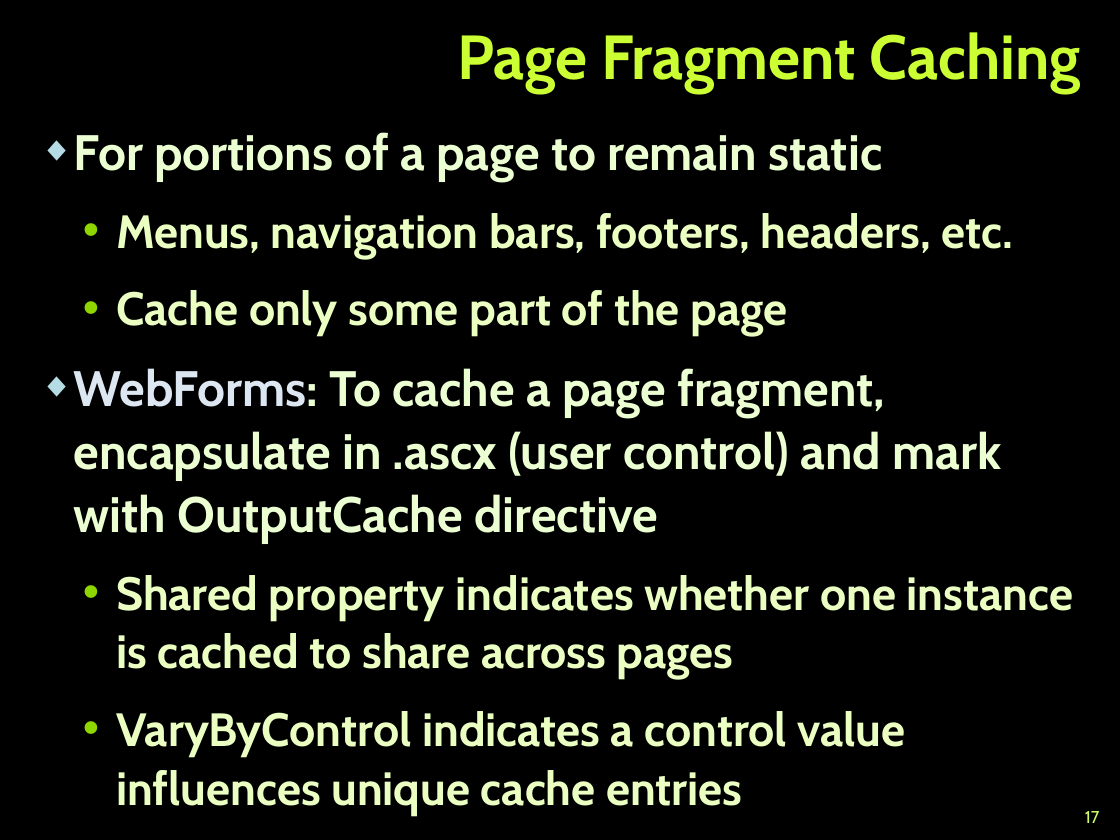
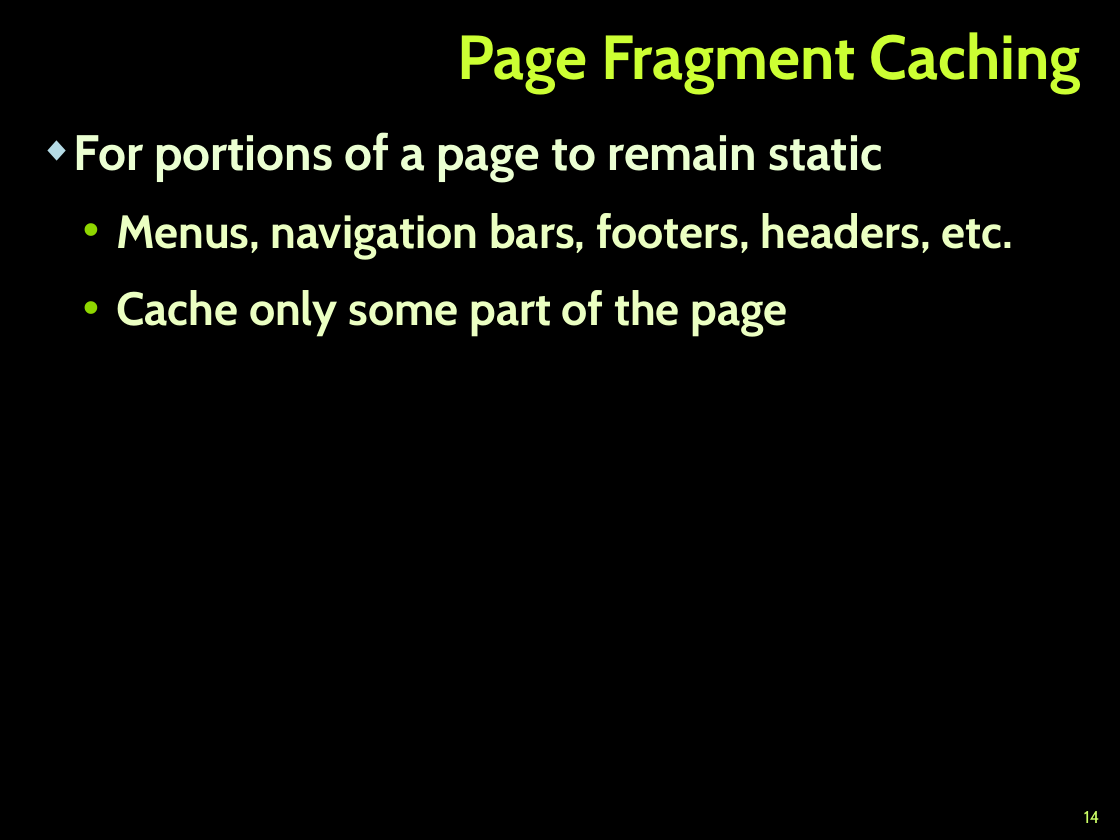
Before and after one commit to TelerikAcademy/ASP.NET-MVC, a slide deck: slide 14 of resources/06. ASP.NET-Caching-Data/ASP.NET Caching Data.pptx (slide 17 before the commit). Drawn at 1120x840 pixels with LibreOffice and Linux fonts; fonts in the diff are those of the drawing; background and template pictures are left out. Boxes give left, top, right and bottom in pixels: in the first picture for what was removed or moved away, otherwise in the second. Text is boxed around its words. In the diff, an @@ line names an element or a change of style, - is before the commit and + after.

```diff
--- a/resources/06. ASP.NET-Caching-Data/ASP.NET Caching Data.pptx
+++ b/resources/06. ASP.NET-Caching-Data/ASP.NET Caching Data.pptx
@@ text at bbox=[74, 368, 1073, 816]: paragraphs removed @@
-◆ WebForms: To cache a page fragment, encapsulate in .ascx (user control) and mark with OutputCache directive
-  • Shared property indicates whether one instance is cached to share across pages
-  • VaryByControl indicates a control value influences unique cache entries
@@ page number at bbox=[1084, 811, 1100, 823]: text changed @@
-17
+14
```
Also in this commit, not shown: 2 other slides changed, 3 slides removed, 1 other file.
